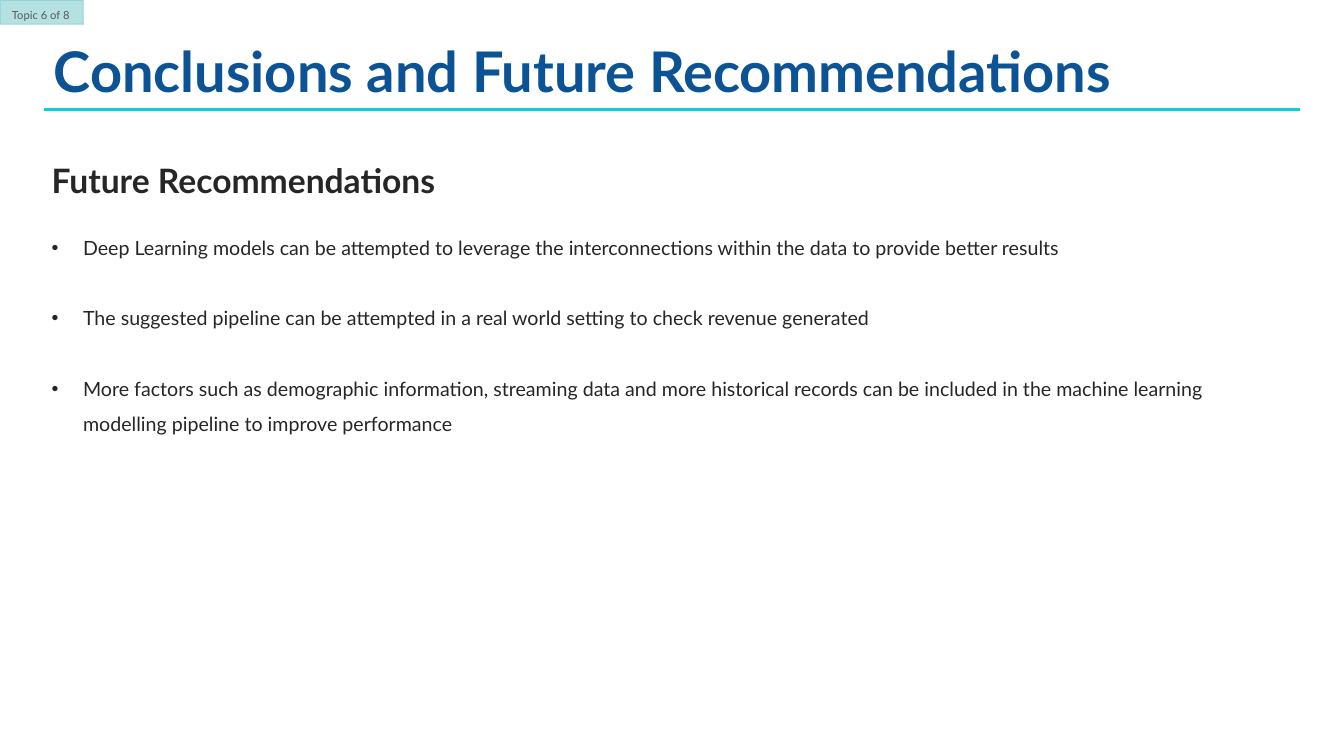
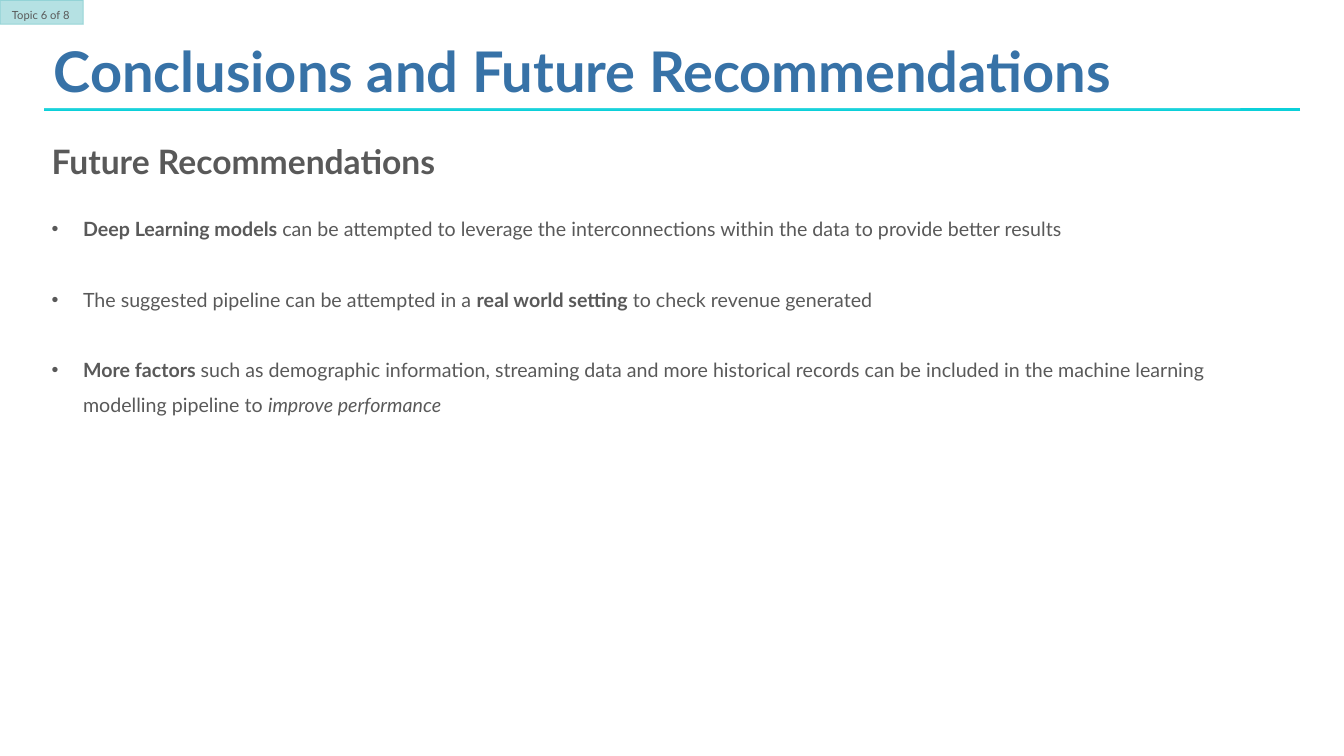
Before and after one commit to anishmahapatra/MSc-Data-Science, a slide deck: slide 11 of Final Submission/MSc Thesis Presentation v1.pptx. Drawn at 1344x756 pixels with LibreOffice and Linux fonts; fonts in the diff are those of the drawing; background and template pictures are left out. Boxes give left, top, right and bottom in pixels: in the first picture for what was removed or moved away, otherwise in the second. Text is boxed around its words. In the diff, an @@ line names an element or a change of style, - is before the commit and + after.

```diff
--- a/Final Submission/MSc Thesis Presentation v1.pptx
+++ b/Final Submission/MSc Thesis Presentation v1.pptx
@@ rectangle added at (12, 31, 1241, 109), fill #FFFFFF at 18% opacity @@
@@ text "Future Recommendations": place and size @@
-text "Future Recommendations" at (52, 168, 1203, 435)
+text "Future Recommendations" at (52, 149, 1204, 416)
@@ text "Future Recommendations" at (52, 149, 1204, 416): text colour #262626 to #595959; bold on in "Deep Learning models", "real world setting", "More factors"; italic on in "improve performance" @@
```
Also in this commit, not shown: 10 other slides changed, 1 slide added, 1 slide removed, 8 other files.
